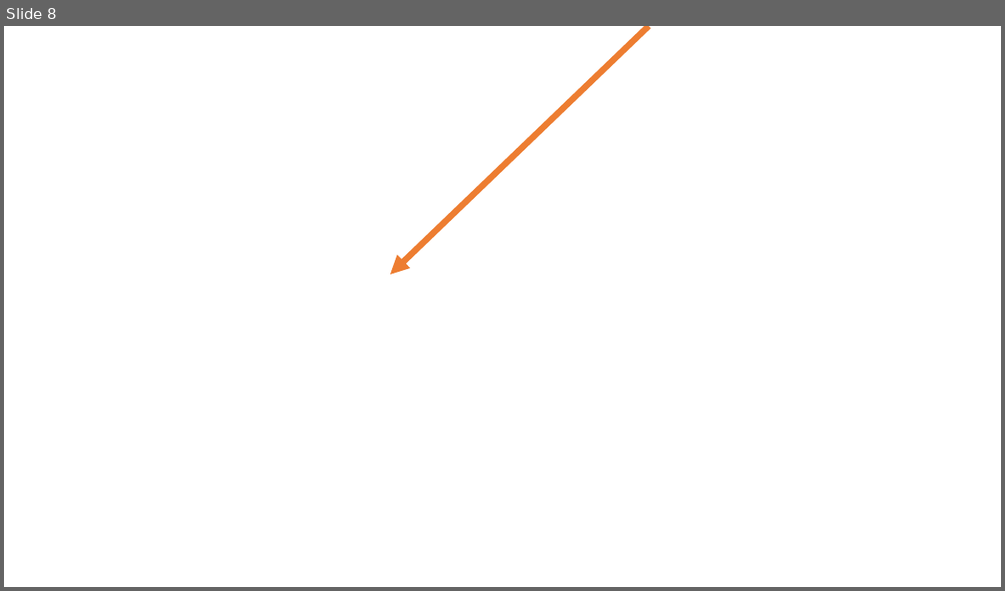
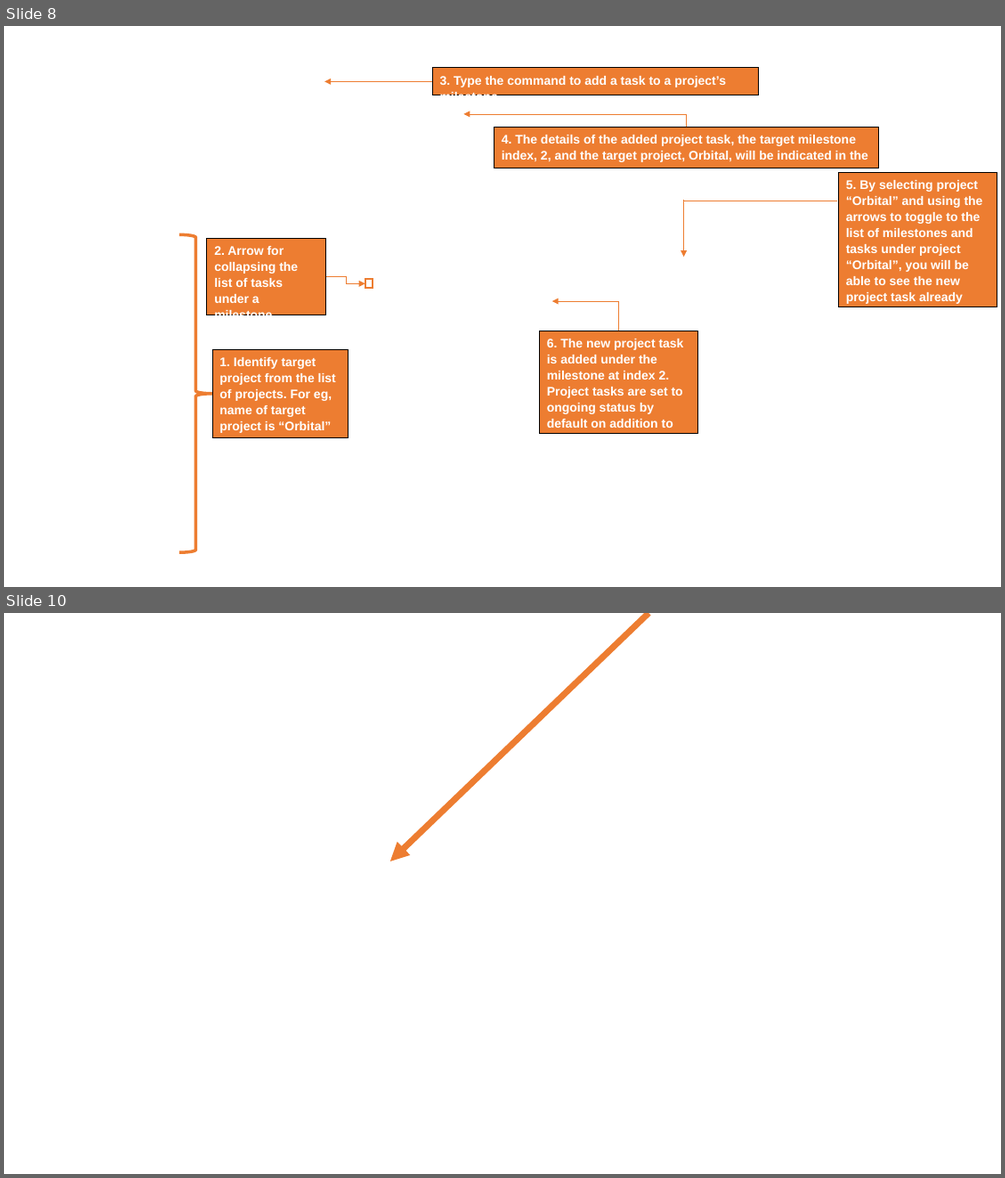
Before and after one commit to shunnizuka/main, a slide deck: docs/diagrams/ui_annotated.pptx. Shown one above the other, each under a label of ours: slide 8 before the commit, slides 8 and 10 after it; the slides between them are not shown. The pictures are 1005x591 and 1005x1178 pixels, drawn with LibreOffice and Linux fonts; fonts in the diff are those of the drawing; background and template pictures are left out. Boxes give left, top, right and bottom in pixels: in the first picture for what was removed or moved away, otherwise in the second. Text is boxed around its words. In the diff, an @@ line names an element or a change of style, - is before the commit and + after.

Commit message:
Update UG

```diff
--- a/docs/diagrams/ui_annotated.pptx
+++ b/docs/diagrams/ui_annotated.pptx
@@ slide 8 added at bbox=[4, 26, 1001, 587], background picture (left out) @@
@@ rectangle added at bbox=[432, 68, 760, 95], fill #ED7D31, outline #000000 0.75 pt, 12 pt, text #FFFFFF, bold @@
+3. Type the command to add a task to a project’s milestone
@@ arrow added from (432, 81) to (324, 81), #ED7D31 0.5 pt @@
@@ elbow arrow added from (687, 127) to (464, 114), #ED7D31 0.5 pt @@
@@ rectangle added at bbox=[494, 127, 879, 168], fill #ED7D31, outline #000000 0.75 pt, 12 pt, text #FFFFFF, bold @@
+4. The details of the added project task, the target milestone index, 2, and the target project, Orbital, will be indicated in the success message
@@ rectangle added at bbox=[839, 173, 997, 306], fill #ED7D31, outline #000000 0.75 pt, 12 pt, text #FFFFFF, bold @@
+5. By selecting project “Orbital” and using the arrows to toggle to the list of milestones and tasks under project “Orbital”, you will be able to see the new project task already added to the list.
@@ line added from (837, 200) to (684, 200), #ED7D31 0.5 pt @@
@@ arrow added from (684, 200) to (684, 257), #ED7D31 0.5 pt @@
@@ right brace added at bbox=[179, 234, 212, 553], outline #ED7D31 3 pt @@
@@ rectangle added at bbox=[207, 239, 326, 314], fill #ED7D31, outline #000000 0.75 pt, 12 pt, text #FFFFFF, bold @@
+2. Arrow for collapsing the list of tasks under a milestone.
@@ elbow arrow added from (326, 276) to (365, 283), #ED7D31 0.5 pt @@
@@ rectangle added at bbox=[365, 279, 372, 288], outline #ED7D31 1.75 pt @@
@@ elbow arrow added from (619, 330) to (552, 301), #ED7D31 0.5 pt @@
@@ rectangle added at bbox=[540, 330, 698, 433], fill #ED7D31, outline #000000 0.75 pt, 12 pt, text #FFFFFF, bold @@
+6. The new project task is added under the milestone at index 2. Project tasks are set to ongoing status by default on addition to the milestone.
@@ rectangle added at bbox=[212, 349, 348, 438], fill #ED7D31, outline #000000 0.75 pt, 12 pt, text #FFFFFF, bold @@
+1. Identify target project from the list of projects. For eg, name of target project is “Orbital”
@@ what was slide 8 is now slide 10 @@
```
Also in this commit, not shown: 1 other slide added.
